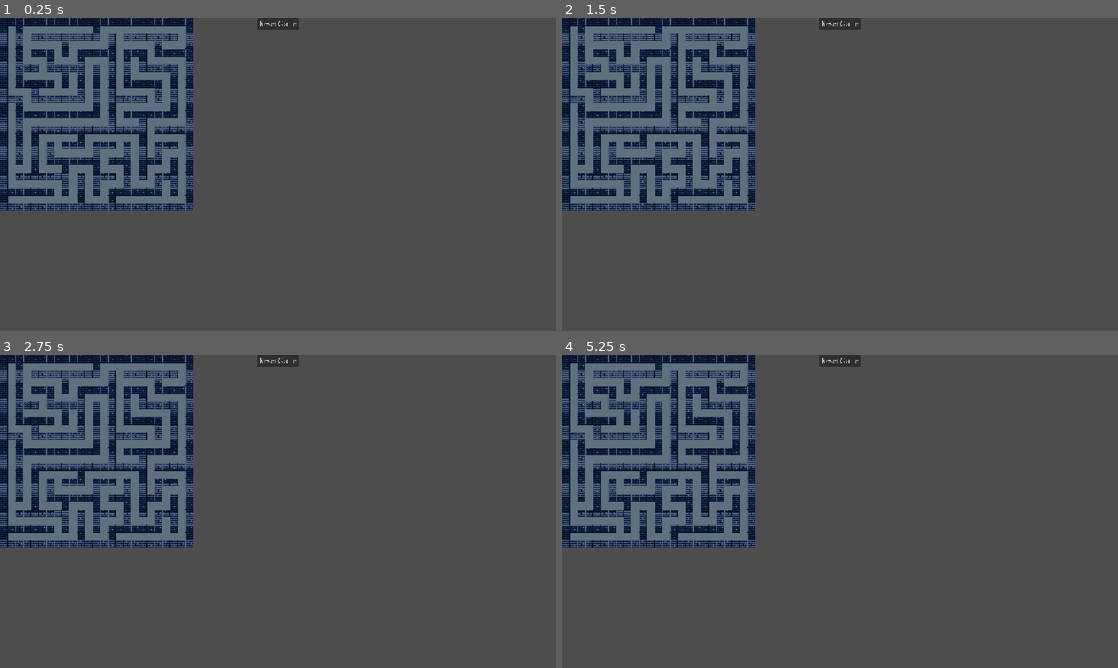
Above: before the commit, frames 1-4 (two rows, left to right).
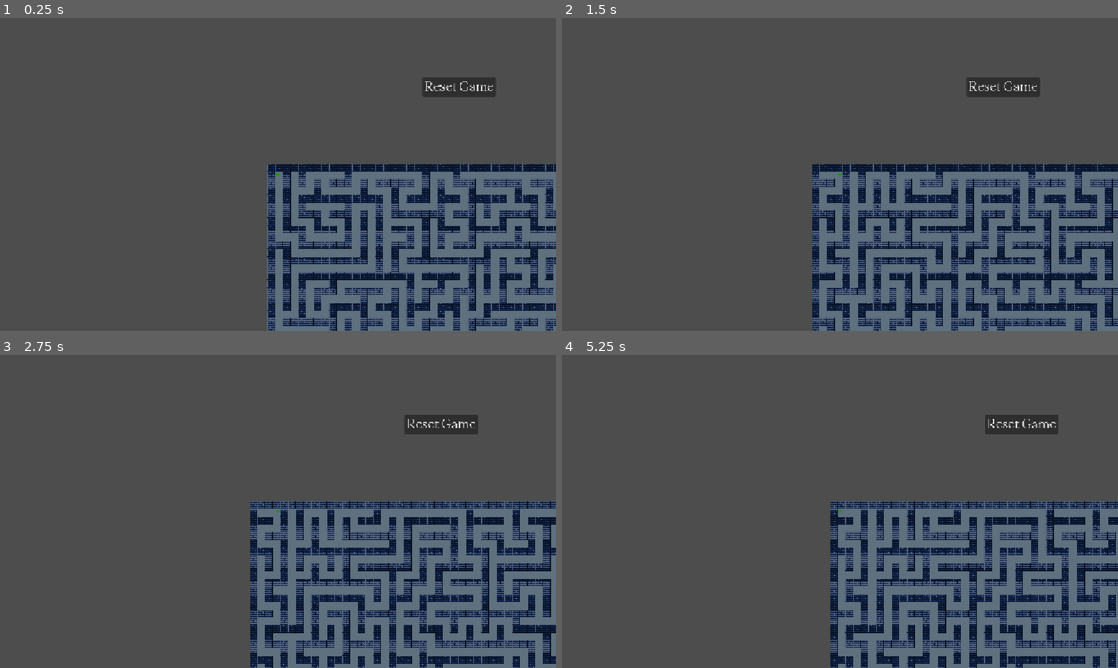
Above: after the commit, the same moments.

Repository: aeroghurt/horror-game
Game: Godot game, scene res://scenes/minigame_1.tscn
The game is run twice, just before and just after one commit, with the same random seed, the same clock (stepped at 60 frames per second) and the same inputs. This scene is started directly instead of the project's main scene.
Inputs (mouse positions are in pixels of both pictures, inside the frame that each line leads up to):
- Up to frame 1 (0.25 s): no input
- Up to frame 2 (1.5 s): click "Reset Game" at 0.5 s; move the mouse to (962, 158) at 1.27 s; hold D (right) from 1.28 s (still down); hold Shift (sprint) from 1.28 s (still down); click (962, 158) at 1.42 s
- Up to frame 3 (2.75 s): keep holding D (right); tap W (up) at 1.52, 1.55, 1.82, 2.1, 2.27, 2.57 s; move the mouse to (166, 527) at 2.02 s; release Shift (sprint) at 2.03 s; tap Shift (sprint) at 2.3 s
- Up to frame 4 (5.25 s): move the mouse to (895, 442) at 2.77 s; release D (right) at 2.78 s; hold A (left) 2.78-3.53 s; hold E (interact) 2.78-3.53 s; tap W (up) at 3.05, 3.77, 4.07, 4.52, 4.55, 4.82 s; move the mouse to (812, 574) at 3.52 s; hold D (right) 3.53-5.03 s; tap Shift (sprint) at 3.6, 5.1 s; click (812, 574) at 3.67 s; move the mouse to (1006, 558) at 4.27 s; tap Alt at 4.35 s; move the mouse to (673, 464) at 5.02 s; hold A (left) from 5.03 s (still down)

The runs differ from the first frame. In frame 1, 50% of the frame differs, in the area x 0-100%, y 0-100%; in frame 2, 52%; in frame 3, 52%; in frame 4, 50%.

Commit message:
add movement to player for minigame1

Diff:
--- a/scenes/dot_player.gd
+++ /dev/null
@@ -1,25 +0,0 @@
-extends CharacterBody2D
-
-
-const SPEED = 300.0
-const JUMP_VELOCITY = -400.0
-
-
-func _physics_process(delta: float) -> void:
-	# Add the gravity.
-	if not is_on_floor():
-		velocity += get_gravity() * delta
-
-	# Handle jump.
-	if Input.is_action_just_pressed("ui_accept") and is_on_floor():
-		velocity.y = JUMP_VELOCITY
-
-	# Get the input direction and handle the movement/deceleration.
-	# As good practice, you should replace UI actions with custom gameplay actions.
-	var direction := Input.get_axis("ui_left", "ui_right")
-	if direction:
-		velocity.x = direction * SPEED
-	else:
-		velocity.x = move_toward(velocity.x, 0, SPEED)
-
-	move_and_slide()
--- a/scenes/dot_player.tscn
+++ b/scenes/dot_player.tscn
@@ -1,6 +1,6 @@
 [gd_scene format=3 uid="uid://cg3ciju1cfcq2"]
 
-[ext_resource type="Script" uid="uid://bjmb7gspdbljy" path="res://scenes/dot_player.gd" id="1_08fpb"]
+[ext_resource type="Script" uid="uid://bjmb7gspdbljy" path="res://scripts/dot_player.gd" id="1_08fpb"]
 [ext_resource type="Texture2D" uid="uid://dymbnn74h8j8j" path="res://assets/dotPlayer.png" id="1_dunqv"]
 
 [sub_resource type="CircleShape2D" id="CircleShape2D_mq71c"]
--- a/scenes/main.tscn
+++ b/scenes/main.tscn
@@ -1036,6 +1036,9 @@
 texture_filter = 1
 position = Vector2(373.99442, 228.02441)
 scale = Vector2(4, 4)
+current_speed = 400
+base_speed = 400
+sprint_speed = 550
 
 [node name="walls" type="TileMapLayer" parent="y-sort" unique_id=1216736267]
 y_sort_enabled = true
--- a/scenes/minigame_1.tscn
+++ b/scenes/minigame_1.tscn
@@ -2,34 +2,36 @@
 
 [ext_resource type="Script" uid="uid://c0b6qm5741ps4" path="res://scripts/minigame_1.gd" id="1_tk6fs"]
 [ext_resource type="Texture2D" uid="uid://b1auql804vhq6" path="res://assets/map/wall.png" id="2_og05i"]
+[ext_resource type="PackedScene" uid="uid://cg3ciju1cfcq2" path="res://scenes/dot_player.tscn" id="3_lmjug"]
 
 [sub_resource type="TileSetAtlasSource" id="TileSetAtlasSource_og05i"]
 texture = ExtResource("2_og05i")
 0:0/0 = 0
+0:0/0/physics_layer_0/polygon_0/points = PackedVector2Array(-8, -8, 8, -8, 8, 8, -8, 8)
 1:0/0 = 0
 
 [sub_resource type="TileSet" id="TileSet_o4x5r"]
+physics_layer_0/collision_layer = 1
 sources/0 = SubResource("TileSetAtlasSource_og05i")
 
 [node name="minigame1" type="Node2D" unique_id=877077236]
 script = ExtResource("1_tk6fs")
 
-[node name="TextureRect" type="TextureRect" parent="." unique_id=1777834154]
-offset_right = 1152.0
-offset_bottom = 648.0
-size_flags_horizontal = 4
-size_flags_vertical = 4
-
-[node name="Button" type="Button" parent="TextureRect" unique_id=1446944938]
-layout_mode = 1
-anchors_preset = 5
-anchor_left = 0.5
-anchor_right = 0.5
-offset_left = -43.0
-offset_right = 43.0
-offset_bottom = 25.0
-grow_horizontal = 2
+[node name="Button" type="Button" parent="." unique_id=1446944938]
+offset_left = 937.0
+offset_top = 107.0
+offset_right = 1089.0
+offset_bottom = 147.0
+theme_override_font_sizes/font_size = 30
 text = "Reset Game"
 
-[node name="TileMapLayer" type="TileMapLayer" parent="TextureRect" unique_id=720993920]
+[node name="TileMapLayer" type="TileMapLayer" parent="." unique_id=720993920]
+position = Vector2(616, 286)
 tile_set = SubResource("TileSet_o4x5r")
+
+[node name="dotPlayer" parent="." unique_id=2015654057 instance=ExtResource("3_lmjug")]
+position = Vector2(638, 308)
+
+[node name="Camera2D" type="Camera2D" parent="dotPlayer" unique_id=1703327336]
+
+[connection signal="pressed" from="Button" to="." method="_on_button_pressed"]
--- a/scenes/player.tscn
+++ b/scenes/player.tscn
@@ -214,6 +214,9 @@
 y_sort_enabled = true
 collision_layer = 2
 script = ExtResource("1_3vyb7")
+current_speed = null
+base_speed = null
+sprint_speed = null
 
 [node name="Sprite2D" type="Sprite2D" parent="." unique_id=1376941726]
 position = Vector2(0, -15)
--- /dev/null
+++ b/scripts/dot_player.gd
@@ -0,0 +1,19 @@
+extends CharacterBody2D
+
+@export_category("Stats")
+@export var speed: int = 250
+
+var input_dir: Vector2
+
+
+func _ready() -> void:
+	pass
+
+
+func _physics_process(_delta: float) -> void:
+	if input_dir.length_squared() > 0.01:
+		velocity = input_dir.normalized() * speed
+	move_and_slide()
+
+func _input(_event: InputEvent) -> void:
+	input_dir = Input.get_vector("left", "right", "up", "down")
--- a/scripts/global.gd
+++ b/scripts/global.gd
@@ -1,5 +1,6 @@
 extends Node
 
+var minigame1_score: int = 0
 
 func _ready() -> void:
 	pass # Replace with function body.
--- /dev/null
+++ b/scripts/minigame1_items.gd
@@ -0,0 +1,11 @@
+extends Node
+
+
+# Called when the node enters the scene tree for the first time.
+func _ready() -> void:
+	pass # Replace with function body.
+
+
+# Called every frame. 'delta' is the elapsed time since the previous frame.
+func _process(delta: float) -> void:
+	pass
--- a/scripts/minigame_1.gd
+++ b/scripts/minigame_1.gd
@@ -1,9 +1,9 @@
 extends Node2D
 
-@onready var tileMapLayer: TileMapLayer = $TextureRect/TileMapLayer
+@onready var tileMapLayer: TileMapLayer = $TileMapLayer
 
-const ROWS: int = 25
-const COLUMNS: int = 25
+const ROWS: int = 49
+const COLUMNS: int = 49
 const WALL: Vector2i = Vector2i(0,0)
 const PATH: Vector2i = Vector2i(1,0)
 
@@ -72,3 +72,7 @@
 		for c in range(COLUMNS):
 			var tile_type = WALL if maze[r][c] == 1 else PATH
 			tileMapLayer.set_cell(Vector2i(c, r), 0, tile_type)
+
+
+func _on_button_pressed() -> void:
+	generate_maze()
--- a/scripts/player.gd
+++ b/scripts/player.gd
@@ -12,14 +12,13 @@
 const IS_MOVING = "parameters/conditions/is_moving"
 
 var last_direction := Vector2.DOWN
+var input_dir: Vector2
 
 func _ready() -> void:
 	animation_tree.set_active(true)
 	animation_playback.travel("idle")
 
 func _physics_process(_delta: float) -> void:
-	var input_dir = Input.get_vector("left", "right", "up", "down")
-
 	if input_dir.length_squared() > 0.01:
 		velocity = input_dir.normalized() * current_speed
 		last_direction = input_dir.normalized()
@@ -44,3 +43,7 @@
 		animation_playback.travel("idle")
 
 	move_and_slide()
+
+
+func _unhandled_key_input(event: InputEvent) -> void:
+	input_dir = Input.get_vector("left", "right", "up", "down")
Binary file changed: assets/dotPlayer.png
Renamed: scenes/dot_player.gd.uid -> scripts/dot_player.gd.uid
Not shown, added: scripts/minigame1_items.gd.uid
